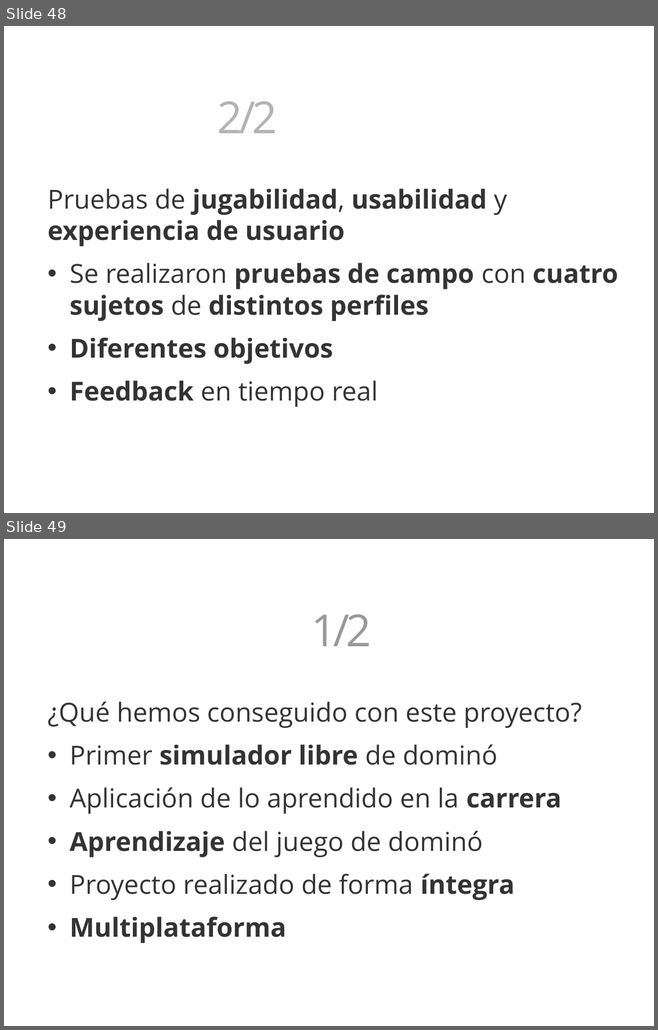
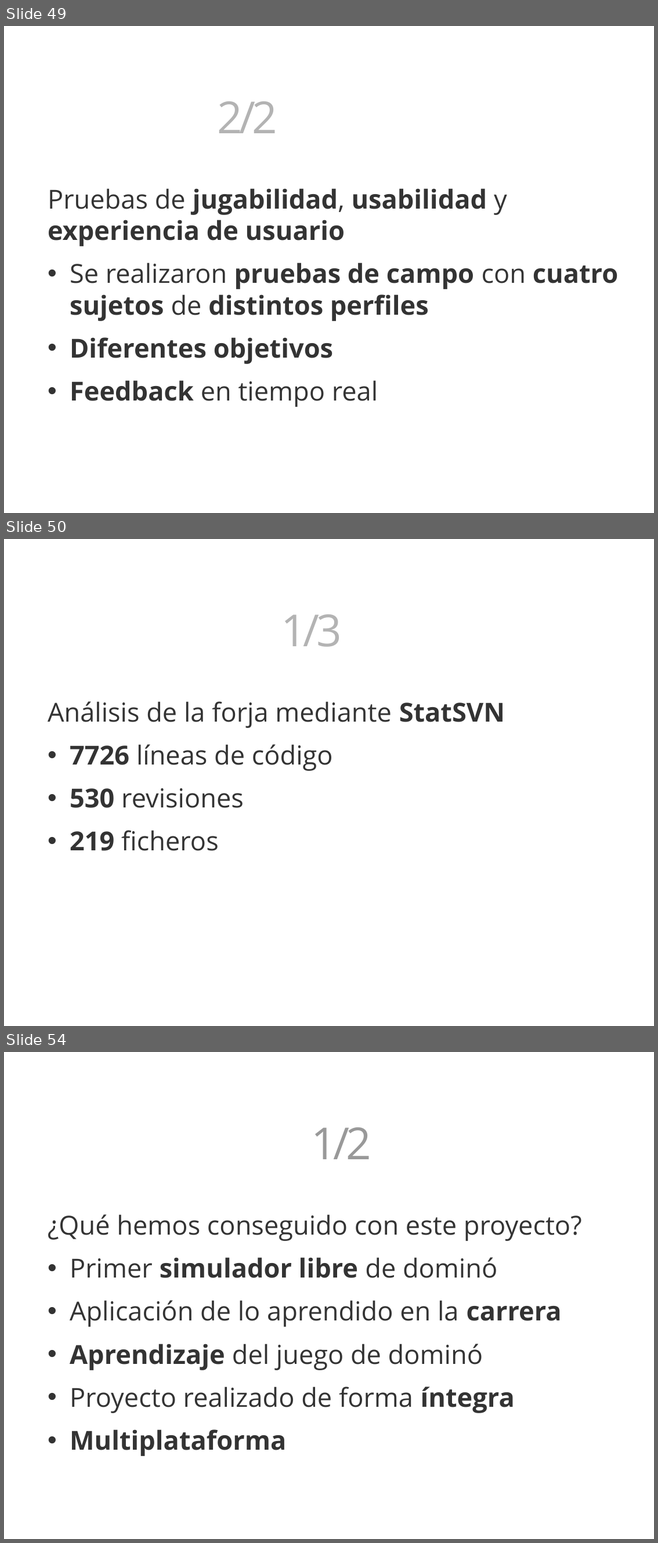
Before and after one commit to 3oheme/dominous, a slide deck: docs/presentacion/presentacion.odp. Shown one above the other, each under a label of ours: slides 48 and 49 before the commit, slides 49, 50 and 54 after it; the slides between them are not shown. The pictures are 658x1030 and 658x1543 pixels, drawn with LibreOffice and Linux fonts; fonts in the diff are those of the drawing; background and template pictures are left out. Boxes give left, top, right and bottom in pixels: in the first picture for what was removed or moved away, otherwise in the second. Text is boxed around its words. In the diff, an @@ line names an element or a change of style, - is before the commit and + after.

```diff
--- a/docs/presentacion/presentacion.odp
+++ b/docs/presentacion/presentacion.odp
@@ slide 50 added at [4,539,654,1026], background picture (left out) @@
@@ text added at [281,614,342,647], 54 pt, text #FFFFFF, bold @@
+Estadísticas 1/3
@@ text added at [48,701,505,851], 32 pt, text #333333 @@
+Análisis de la forja mediante StatSVN
+• 7726 líneas de código
+• 530 revisiones
+• 219 ficheros
@@ what was slide 48 is now slide 49 @@
@@ what was slide 49 is now slide 54 @@
```
Also in this commit, not shown: 3 slides changed, 6 other slides added, 2 slides removed, 5 other files.
